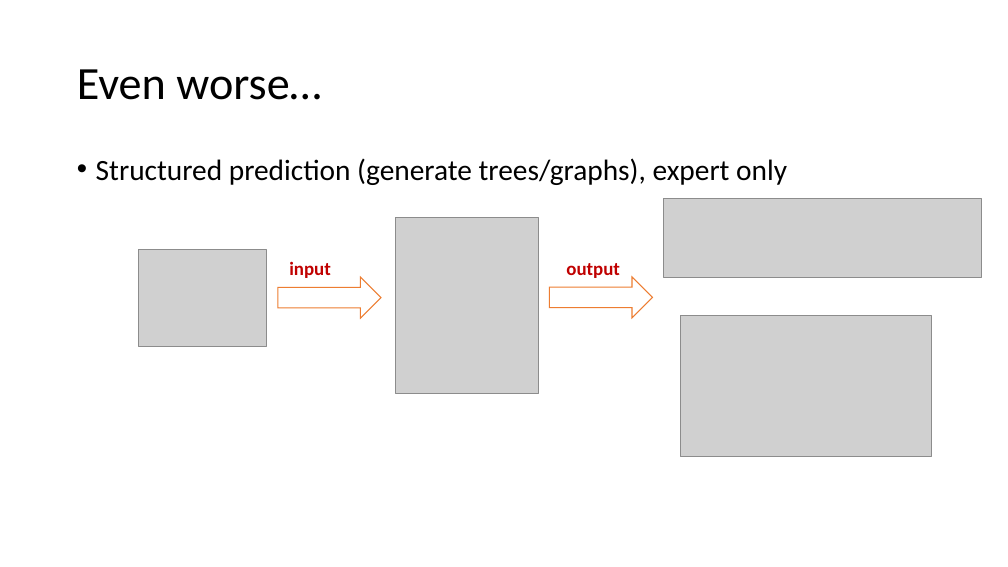
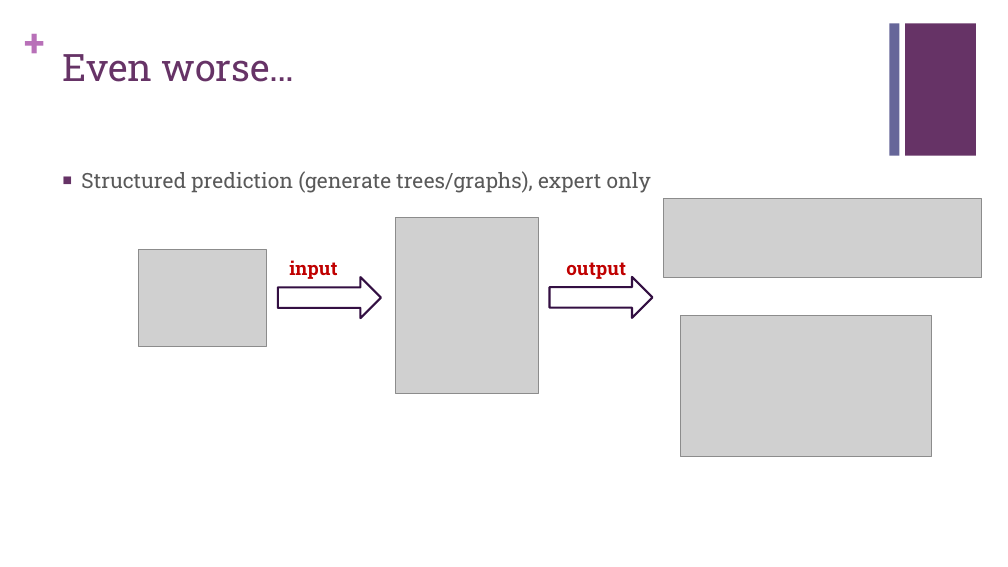
Before and after one commit to slxu/CrowdLabeling, a slide deck: slide 5 of presentation/present1.pptx. Drawn at 1008x567 pixels with LibreOffice and Linux fonts; fonts in the diff are those of the drawing; grey boxes stand for pictures. Boxes give left, top, right and bottom in pixels: in the first picture for what was removed or moved away, otherwise in the second. Text is boxed around its words. In the diff, an @@ line names an element or a change of style, - is before the commit and + after.

```diff
--- a/presentation/present1.pptx
+++ b/presentation/present1.pptx
@@ text added at [25,19,54,65], 36 pt, text #B870B8, bold @@
++
@@ rectangle added at [889,23,899,156], fill #666699 @@
@@ rectangle added at [905,23,976,156], fill #663366 @@
@@ title "Even worse…": place and size @@
-title "Even worse…" at [77,69,321,100]
+title "Even worse…" at [63,54,295,82]
@@ title "Even worse…" at [63,54,295,82]: size 44 to 36 pt, font Calibri to Roboto Slab, text colour #000000 to #663366; line spacing 0.9 to 1; vertical alignment middle to top @@
@@ text "Structured prediction (generate trees/graphs), expert ...": place and size @@
-text "Structured prediction (generate trees/graphs), expert ..." at [96,158,787,185]
+text "Structured prediction (generate trees/graphs), expert ..." at [81,171,651,193]
@@ text "Structured prediction (generate trees/graphs), expert ..." at [81,171,651,193]: size 28 to 20 pt, font Calibri to Roboto Slab, text colour #000000 to #595959; bullet • to ■; line spacing 0.9 to 1; more space between paragraphs @@
@@ text "input" at [289,260,337,279]: font Calibri to Roboto Slab @@
@@ text "output" at [566,262,626,279]: font Calibri to Roboto Slab @@
@@ right arrow at [278,278,381,318]: outline #ED7D31 1 pt to #330F42 2 pt @@
@@ right arrow at [550,277,653,318]: outline #ED7D31 1 pt to #330F42 2 pt @@
```
Also in this commit, not shown: 8 other slides changed, 6 other files.
